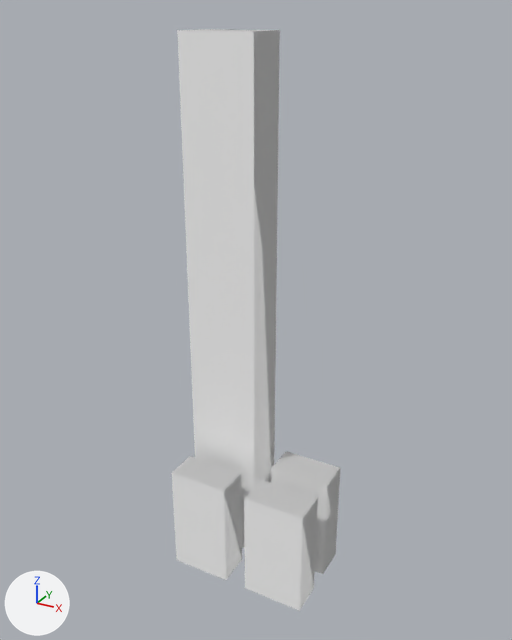
The glTF model assets/models/city_block_12345_6_06.glb, before and after one commit.
The view is the same before and after, from a 50 mm lens placed at (7.7, -14.02, 14.45), pointed at (-0.13, 0.21, 7.33). The lights are fixed; the arrows at lower left show +X, +Y and +Z. The first picture is the older version.

Names of what the first picture shows: 'block_06'.
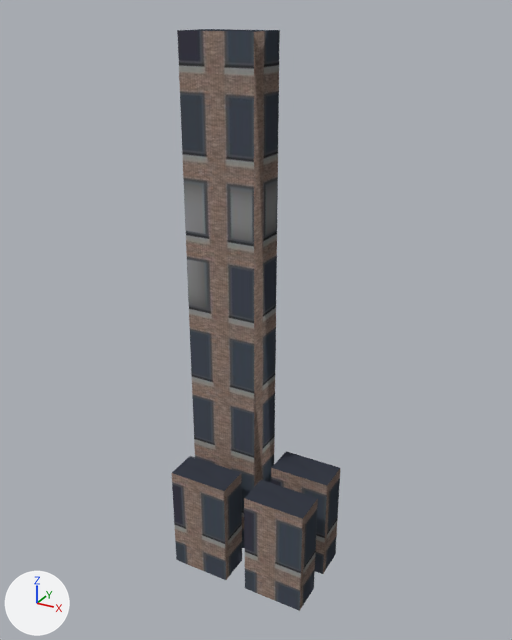
Changed parts and their boxes [x1, y1, x2, y2] in the pictures (512 x 640 px):
'block_06', recoloured, surface changed (darker)
    both: [172, 29, 340, 611]
part 1 of me_block_06, recoloured (darker)
    both: [177, 29, 280, 548]
part 2 of me_block_06, recoloured (darker)
    both: [172, 456, 242, 580]
part 3 of me_block_06, recoloured (darker)
    both: [271, 451, 340, 574]
part 4 of me_block_06, recoloured (darker)
    both: [244, 480, 318, 611]
part 5 of me_block_06, surface changed (darker)
    both: [172, 29, 340, 611]

What the commit changed:
Picture 'Image_0' (img_image_0) is new.
Material 'tier1.002' (mat_tier1_002) is new.
Its texture is img_image_0.
Its roughness is 0.9.
Material 'tier1.003' (mat_tier1_003) is new.
Its texture is img_image_0.
Its roughness is 0.9.
Material 'tier1.001' (mat_tier1_001) is new.
Its texture is img_image_0.
Its roughness is 0.9.
Material 'tier1' (mat_tier1) is new.
Its texture is img_image_0.
Its roughness is 0.9.
me_block_06 has 32 vertices, 48 faces and spans x -2.1..1.95, y -1.2..1.35, z 0.0..14.0.
me_block_06 is used by ob_block_06; location (0.0, 0.0, 0.0).
me_block_06 part 1: all 12 faces centred in x -2.1..-0.15, y 0.15..1.35, z 0.0..14.0 switch from mat_default (white #ffffff) to mat_tier1 (picture img_image_0).
me_block_06 part 2: all 12 faces centred in x -1.95..-0.3, y -1.2..-0.3, z 0.0..3.0 switch from mat_default (white #ffffff) to mat_tier1_001 (picture img_image_0).
me_block_06 part 3: all 12 faces centred in x 0.3..1.95, y 0.3..1.2, z 0.0..3.0 switch from mat_default (white #ffffff) to mat_tier1_002 (picture img_image_0).
me_block_06 part 4: all 12 faces centred in x 0.3..1.95, y -1.2..-0.3, z 0.0..3.0 switch from mat_default (white #ffffff) to mat_tier1_003 (picture img_image_0).
me_block_06 part 5: texture (UV) coordinates of 48 of 48 faces, centred in x -2.1..1.95, y -1.2..1.35, z 0.0..14.0, changed; they spanned u 0.0..0.0, v 0.0..0.0 and now span u 0.0..0.16, v 0.0..1.17.
